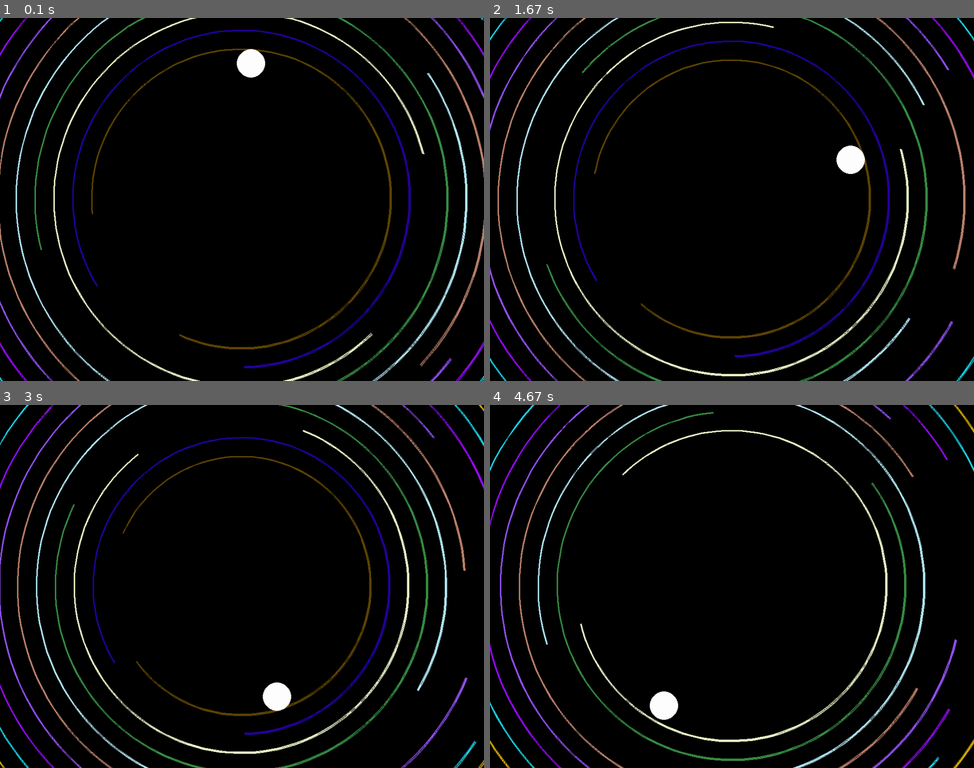
Above: before the commit, frames 1-4 (two rows, left to right).
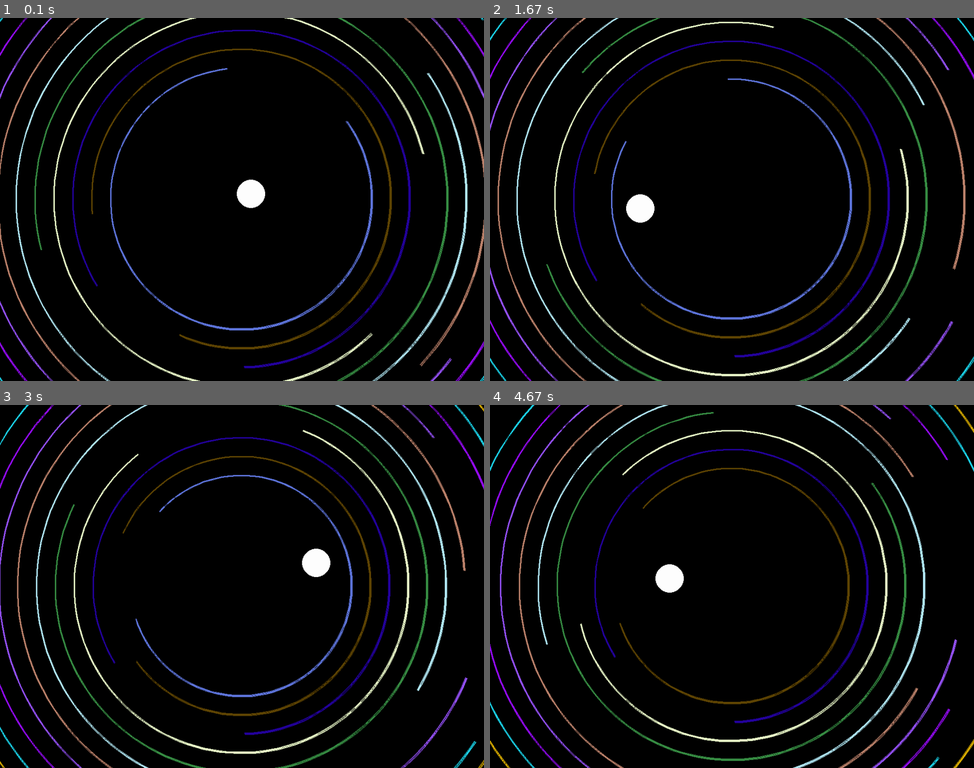
Above: after the commit, the same moments.

Repository: Vskesha/PYTHON_JUN_3_28_01_25
Game: pygame game, started from lesson14/ball.py
The game is run twice, just before and just after one commit, with the same random seed, the same clock (stepped at 60 frames per second) and the same inputs.
Inputs:
- Up to frame 1 (0.1 s): no input
- Up to frame 2 (1.67 s): no input
- Up to frame 3 (3 s): no input
- Up to frame 4 (4.67 s): no input

The runs differ from the first frame. In frame 1, 1.7% of the frame differs, in the area x 22-78%, y 8-87%; in frame 2, 1.6%; in frame 3, 1.5%; in frame 4, 2.5%, in the area x 21-79%, y 12-88%.

Commit message:
updated settings in ball.py

Diff:
--- a/lesson14/ball.py
+++ b/lesson14/ball.py
@@ -10,28 +10,26 @@
 RED = (255, 0, 0)
 
 # SETTINGS -----------------------------------------------
-win_width = 1024  # ширина вікна
-win_height = 768  # висота вікна
-fps = 50  # frames per second (частота відтворення кадрів)
-
+win_width = 1024    # ширина вікна
+win_height = 768    # висота вікна
+fps = 50            # frames per second (частота відтворення кадрів)
+
+ball_radius = 30       # радіус м'ячика
+ball_speed = 1         # стартова швидкість м'ячика
+speed_multiplier = 1   # коефіцієнт збільшення швидкості м'ячика
+max_speed = 5          # максимальна швидкість м'ячика
+gravity = 0.4          # гравітація
+
+circle_radius_decrease = 0.3       # зменшення радіуса кілець за кадр
+circle_thickness = 3               # товщина кілець
+distance_between_circles = 40      # відстань між кільцями
+max_circle_rotation_speed = 0.015  # максимальна швидкість повороту кілець
+circle_gap = math.pi / 3           # кут порожнини в кільці
+
+# ---------------------------------------------------------
 half_width = win_width // 2
 half_height = win_height // 2
-
-ball_radius = 30
-ball_speed = 1
-speed_multiplier = 1  # 1.0005
-max_speed = 5
-gravity = 0.4
-
 max_circle_radius = math.sqrt(half_height ** 2 + half_width ** 2)
-circle_radius_decrease = 0.3
-circle_thickness = 3
-distance_between_circles = 40
-max_circle_rotation_speed = 0.015
-circle_gap = math.pi / 3
-circles = deque()
-
-# ---------------------------------------------------------
 
 
 class Circle:
@@ -166,12 +164,13 @@
 
 ball = Ball(
     random.randint(half_width - 50, half_width + 50),
-    random.randint(1, 100),
+    random.randint(half_height - 50, half_height + 50),
     ball_radius,
     ball_speed,
     random.uniform(0, math.pi * 2)
 )
 
+circles = deque()
 cr = max_circle_radius
 for _ in range(10):
     circles.appendleft(Circle(radius=cr))
